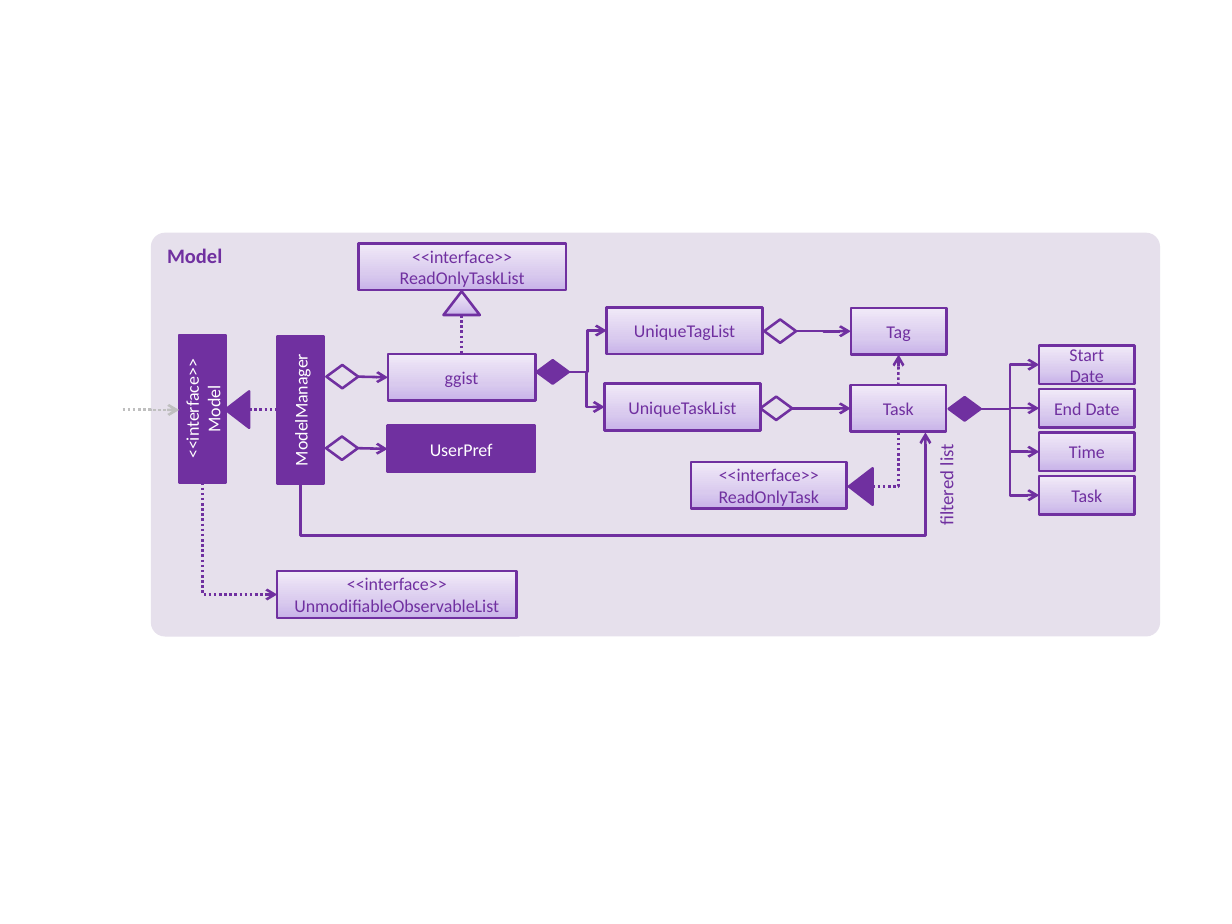
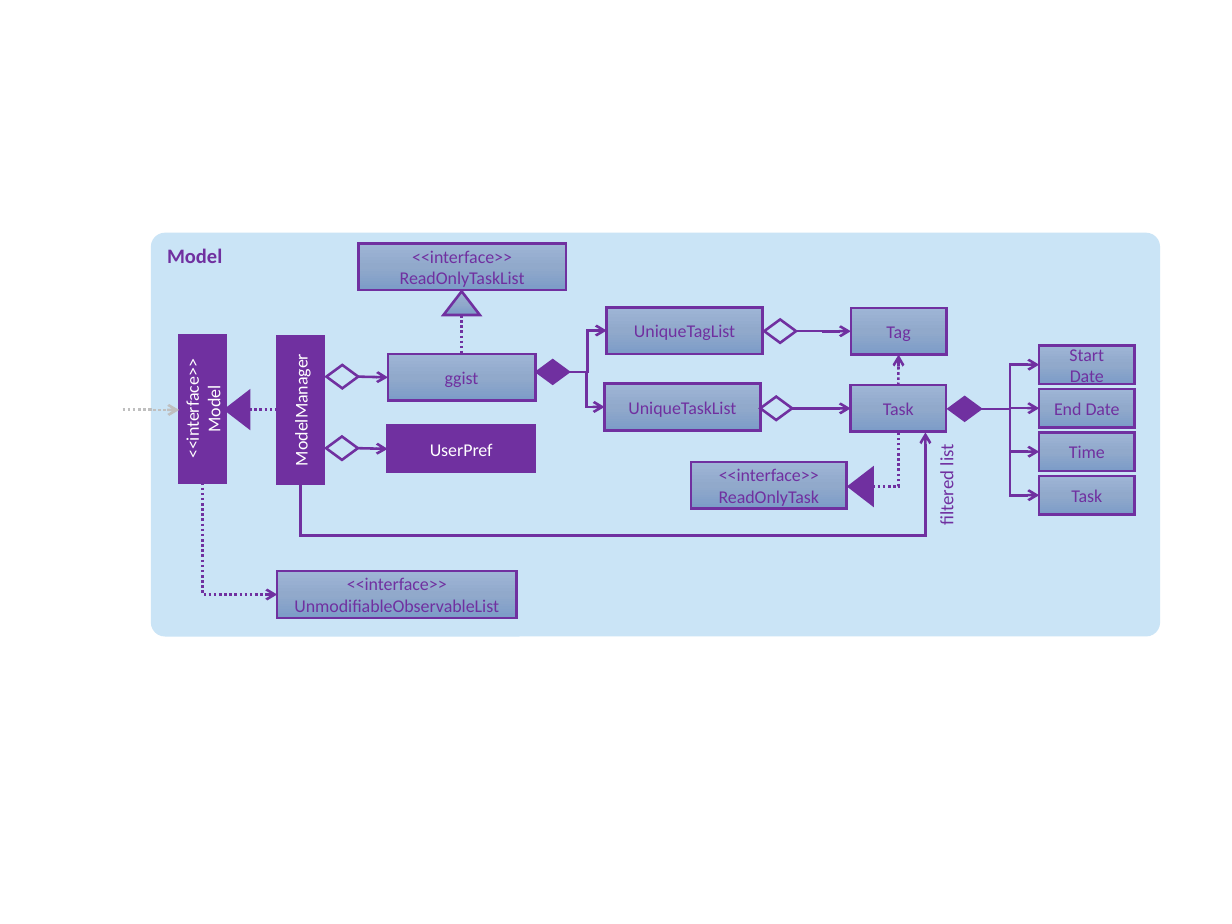
Before and after one commit to nus-cs2103-AY1617S1/addressbook-level4, a slide deck: slide 8 of docs/diagrams/Diagrams.pptx (slide 7 before the commit). Drawn at 1232x924 pixels with LibreOffice and Linux fonts; fonts in the diff are those of the drawing. Boxes give left, top, right and bottom in pixels: in the first picture for what was removed or moved away, otherwise in the second. Text is boxed around its words. In the diff, an @@ line names an element or a change of style, - is before the commit and + after.

```diff
--- a/docs/diagrams/Diagrams.pptx
+++ b/docs/diagrams/Diagrams.pptx
@@ rounded rectangle "Model" at [150,233,1159,637]: fill #E6E0EC to #CAE4F6 @@
@@ fill gradient #C9B5E8 to #D8CBEE to #F0EAF9 to gradient #9EB5D6 to #91AACC to #7D9DC8 in 13 elements at [388,354,536,400], [605,383,761,430], [606,307,763,354], [850,386,945,432], [851,308,946,355], [691,462,848,509], [1039,345,1133,383], [1039,389,1133,428], [1039,432,1133,471], [1039,476,1133,514], [359,244,565,291], [277,572,516,618], [444,292,480,315] @@
```
Also in this commit, not shown: 7 other slides changed, 1 slide added, 20 other files.
